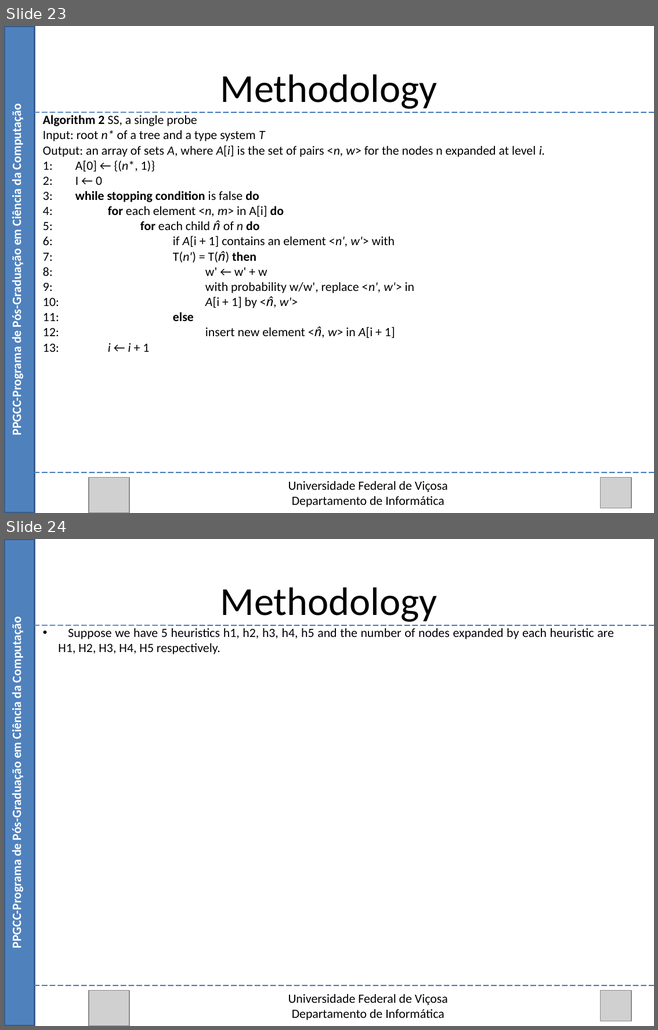
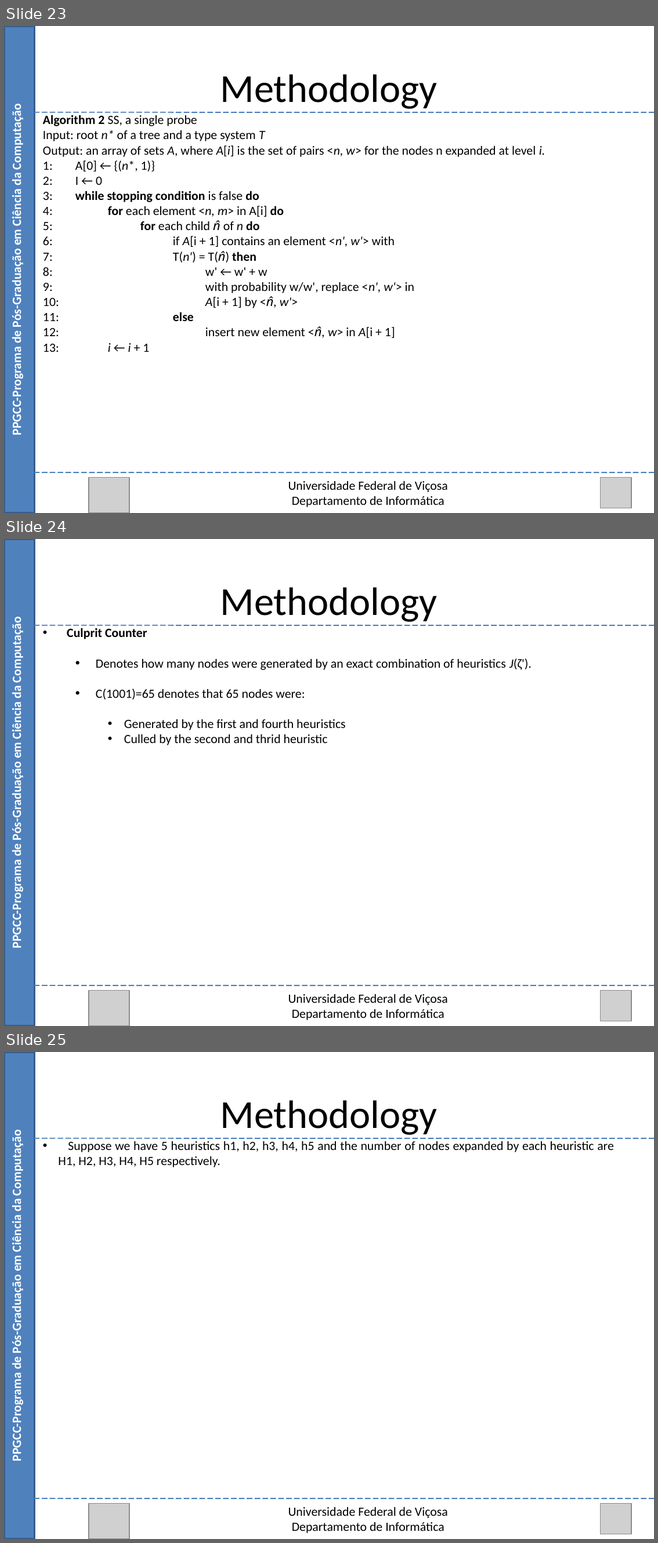
Before and after one commit to Marvinsky/research-marvin, a slide deck: latex/odp/selection heuristics.odp. Shown one above the other, each under a label of ours: slides 23 and 24 before the commit, slides 23, 24 and 25 after it. The pictures are 658x1030 and 658x1543 pixels, drawn with LibreOffice and Linux fonts; fonts in the diff are those of the drawing; grey boxes stand for pictures. Boxes give left, top, right and bottom in pixels: in the first picture for what was removed or moved away, otherwise in the second. Text is boxed around its words. In the diff, an @@ line names an element or a change of style, - is before the commit and + after.

```diff
--- a/latex/odp/selection heuristics.odp
+++ b/latex/odp/selection heuristics.odp
@@ slide 24 added at <box>4,539,654,1026</box>, background #FFFFFF @@
@@ rectangle added at <box>4,539,35,1026</box>, fill #4F81BD, outline #385D8A 2.01 pt @@
@@ text added at <box>220,587,437,622</box>, 44 pt, text #000000 @@
+Methodology
@@ text added at <box>9,624,25,946</box>, 14 pt, text #FFFFFF, bold @@
+PPGCC-Programa de Pós-Graduação em Ciência da Computação
@@ line added from (35, 625) to (654, 625), #4A7EBB 1.25 pt @@
@@ text added at <box>67,628,531,745</box>, 14 pt, text #000000 @@
+• Culprit Counter
+  • Denotes how many nodes were generated by an exact combination of heuristics J(ζ').
+  • C(1001)=65 denotes that 65 nodes were:
+    • Generated by the first and fourth heuristics
+    • Culled by the second and thrid heuristic
@@ line added from (35, 986) to (654, 986), #4A7EBB 1.25 pt @@
@@ picture added at <box>89,990,129,1026</box> @@
@@ picture added at <box>600,990,631,1021</box> @@
@@ text added at <box>288,994,448,1020</box>, 14 pt, text #000000 @@
+Universidade Federal de Viçosa
+Departamento de Informática
@@ what was slide 24 is now slide 25 @@
```
Also in this commit, not shown: 2 slides changed, 1 other file.
